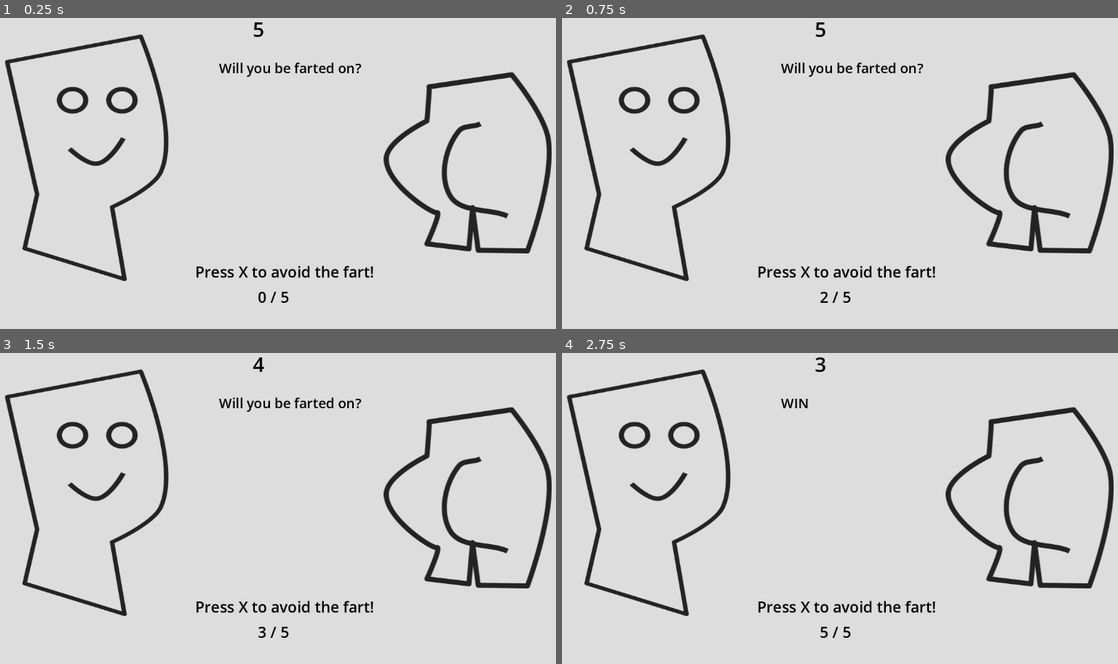
Above: before the commit, frames 1-4 (two rows, left to right).
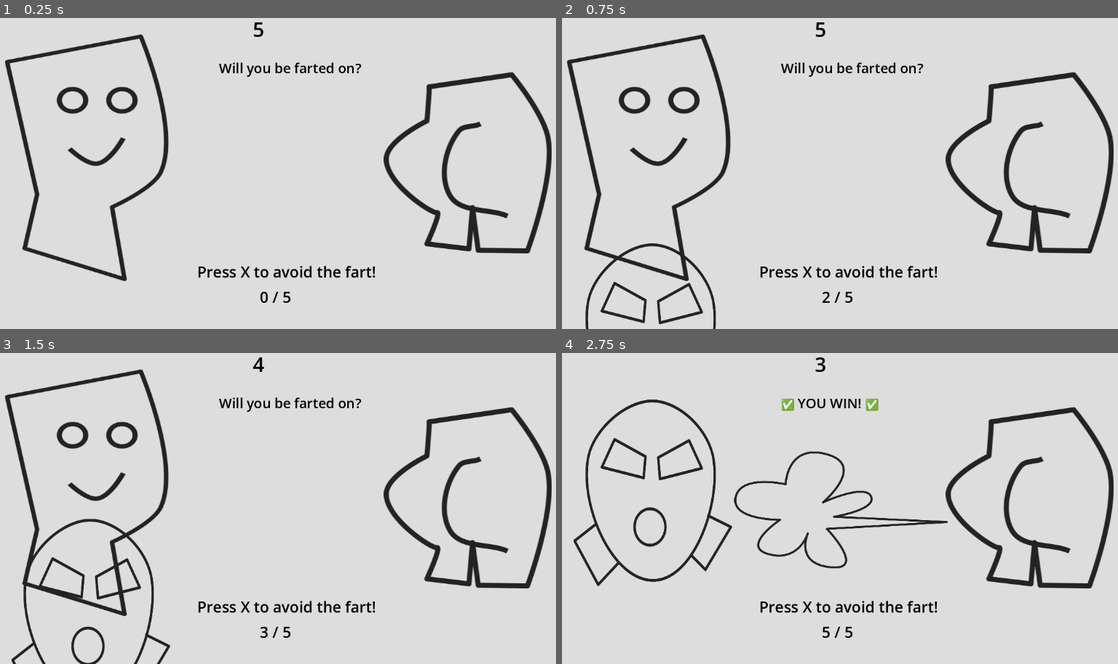
Above: after the commit, the same moments.

Repository: pmedvedevas/gamejam-2026
Game: Godot game, scene res://scenes/game.tscn
Two runs of this game, one before a commit and one after it. Both use one fixed random seed, a clock stepped at 60 frames per second and the inputs below.
Inputs:
- Up to frame 1 (0.25 s): no input
- Up to frame 2 (0.75 s): tap X (press_x) at 0.5 s; hold X (press_x) from 0.53 s (still down)
- Up to frame 3 (1.5 s): release X (press_x) at 1.28 s; tap X (press_x) at 1.35 s
- Up to frame 4 (2.75 s): tap X (press_x) at 2 s; hold X (press_x) from 2.03 s (still down)

The runs differ from the first frame. In frame 1, 0.9% of the frame differs, in the area x 35-68%, y 79-92%; in frame 2, 1.7%; in frame 3, 2.2%; in frame 4, 6.6%, in the area x 0-70%, y 5-92%.

Commit message:
Add mask image and movement functionality

Diff:
--- a/scenes/game.tscn
+++ b/scenes/game.tscn
@@ -5,6 +5,8 @@
 [ext_resource type="Texture2D" uid="uid://dbvfpwmuffa4d" path="res://assets/butt.png" id="3_lbhrr"]
 [ext_resource type="Texture2D" uid="uid://jn8jqrdc3hj" path="res://assets/fart.png" id="4_lbhrr"]
 [ext_resource type="Texture2D" uid="uid://ddi6ipflkfv8c" path="res://assets/background.png" id="5_iywne"]
+[ext_resource type="Texture2D" uid="uid://c0ilvyxv6lmnr" path="res://assets/mask.png" id="6_p57ef"]
+[ext_resource type="Script" uid="uid://dhx2vskx3fu0j" path="res://scripts/mask.gd" id="7_u5sy4"]
 
 [node name="Game" type="Node2D" unique_id=1918586694]
 script = ExtResource("1_uwrxv")
@@ -26,10 +28,16 @@
 scale = Vector2(0.52351487, 0.5)
 texture = ExtResource("4_lbhrr")
 
-[node name="Sprite2D" type="Sprite2D" parent="Visuals" unique_id=398184542]
+[node name="Background" type="Sprite2D" parent="Visuals" unique_id=398184542]
 z_index = -1
 position = Vector2(552, 284)
 texture = ExtResource("5_iywne")
+
+[node name="Mask" type="Sprite2D" parent="Visuals" unique_id=1697141931]
+position = Vector2(223, 980.0001)
+scale = Vector2(0.4273098, 0.5033966)
+texture = ExtResource("6_p57ef")
+script = ExtResource("7_u5sy4")
 
 [node name="UI" type="CanvasLayer" parent="." unique_id=1954000236]
 
@@ -50,6 +58,7 @@
 theme_override_colors/font_color = Color(0, 0, 0, 1)
 theme_override_font_sizes/font_size = 30
 text = "X / Y"
+horizontal_alignment = 1
 
 [node name="InstructionLabel" type="Label" parent="UI" unique_id=1488783823]
 offset_left = 430.0
@@ -59,6 +68,7 @@
 theme_override_colors/font_color = Color(0, 0, 0, 1)
 theme_override_font_sizes/font_size = 30
 text = "Press X to avoid the fart!"
+horizontal_alignment = 1
 
 [node name="ResultLabel" type="Label" parent="UI" unique_id=1141381911]
 offset_left = 477.0
--- a/scripts/game.gd
+++ b/scripts/game.gd
@@ -6,6 +6,8 @@
 
 const REQUIRED_PRESSES := 5
 const TIME_LIMIT := 5.0
+
+@onready var game: Node2D = $"."
 
 var press_count := 0
 var time_left := TIME_LIMIT
@@ -17,6 +19,7 @@
 @onready var result_label: Label = $UI/ResultLabel
 
 @onready var fart: Sprite2D = $Visuals/Fart
+@onready var face: Sprite2D = $Visuals/Face
 
 func _ready():
 	update_ui_labels()
@@ -55,10 +58,12 @@
 		press_label.text = "%d / %d" % [press_count, REQUIRED_PRESSES]
 
 func on_win():
-	result_label.text = "WIN"
+	result_label.text = "✅ YOU WIN! ✅"
+	fart.visible = true
+	face.visible = false
 	emit_signal("win")
 
 func on_lose():
-	result_label.text = "LOSE"
+	result_label.text = "❌ LOSER! ❌"
 	fart.visible = true
 	emit_signal("lose")
--- /dev/null
+++ b/scripts/mask.gd
@@ -0,0 +1,29 @@
+extends Node2D
+
+@onready var game := get_tree().current_scene
+@onready var face: Sprite2D = $"../Face"
+
+const START_Y := 900.0
+
+var end_y
+var steps
+var total_distance
+var step_size
+
+func _ready():
+	end_y = face.transform.get_origin()[1]
+	position.y = START_Y
+	steps = game.REQUIRED_PRESSES
+	total_distance = START_Y - end_y
+	step_size = total_distance / float(steps)
+	print(step_size)
+
+func _input(event):
+	if event.is_action_pressed("press_x"):
+		lift_mask()
+
+func lift_mask():
+	position.y -= step_size
+
+	if position.y < end_y:
+		position.y = end_y
Binary file added: assets/mask.png
Not shown, added: scripts/mask.gd.uid
